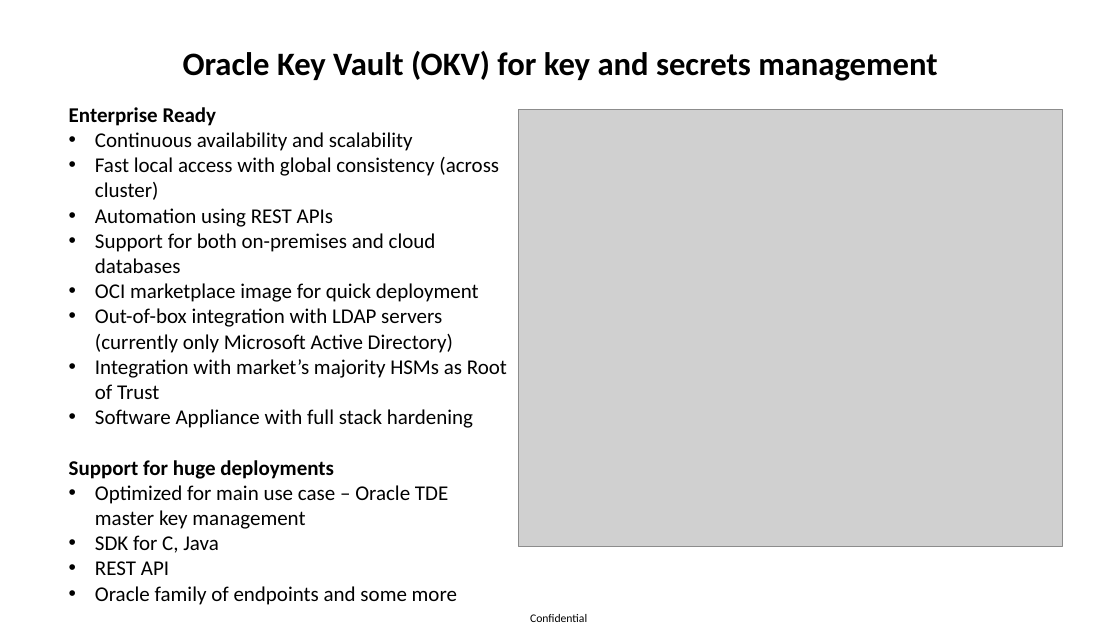
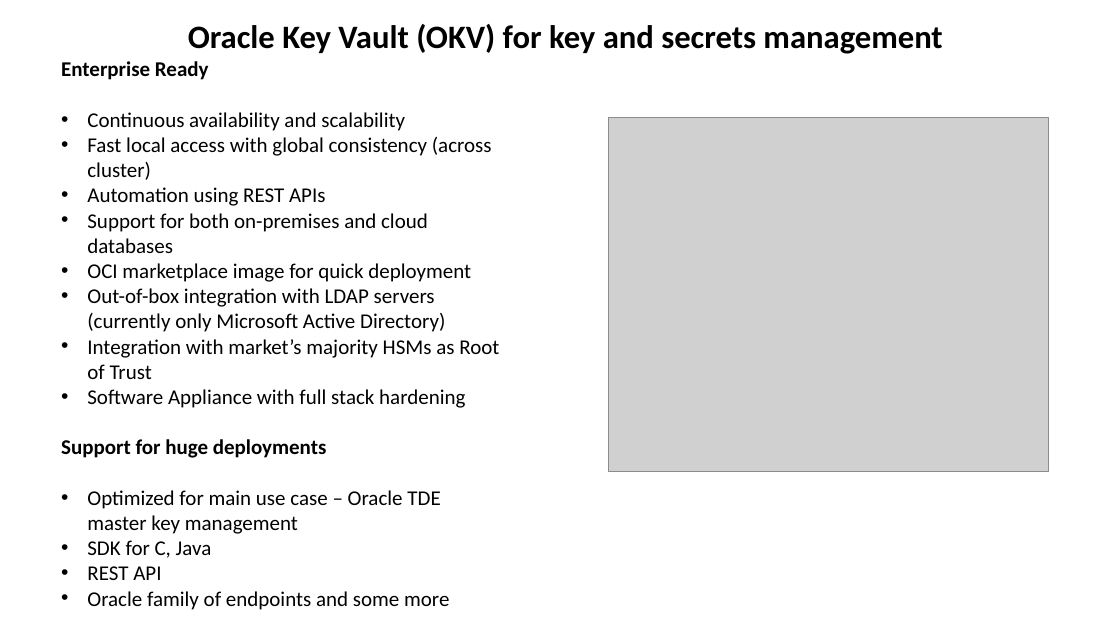
Before and after one commit to zizu1985/DOAG_OKV_EXACC, a slide deck: slide 4 of Oracle_Key_Vault_Overview.pptx (slide 3 before the commit). Drawn at 1120x630 pixels with LibreOffice and Linux fonts; fonts in the diff are those of the drawing; grey boxes stand for pictures; background and template pictures are left out. Boxes give left, top, right and bottom in pixels: in the first picture for what was removed or moved away, otherwise in the second. Text is boxed around its words. In the diff, an @@ line names an element or a change of style, - is before the commit and + after.

```diff
--- a/Oracle_Key_Vault_Overview.pptx
+++ b/Oracle_Key_Vault_Overview.pptx
@@ text "Oracle Key Vault (OKV) for ...": place and size @@
-text "Oracle Key Vault (OKV) for ..." at <box>183,51,937,81</box>
+text "Oracle Key Vault (OKV) for ..." at <box>188,24,942,54</box>
@@ text "Oracle Key Vault (OKV) for ..." at <box>188,24,942,54</box>: vertical alignment middle to bottom @@
@@ text "Enterprise Ready" rewrapped from <box>69,107,507,605</box> to <box>61,61,499,610</box> @@
@@ picture: place and size @@
-picture at <box>518,109,1062,547</box>
+picture at <box>609,118,1049,471</box>
@@ text removed at <box>530,614,587,622</box> @@
-Confidential
```
Also in this commit, not shown: 8 other slides changed, 2 slides added, 1 slide removed.
